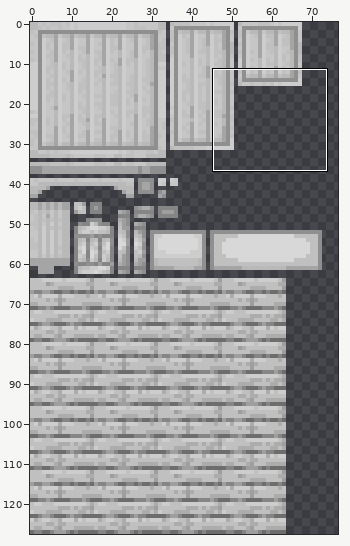
Two states of a sprite sheet, assets/minecraft/textures/projecteden/decoration/dyeable/wooden_set_1.png. The picture above shows the old version from afar; the outline marks the close-up.
Close-up. Before:
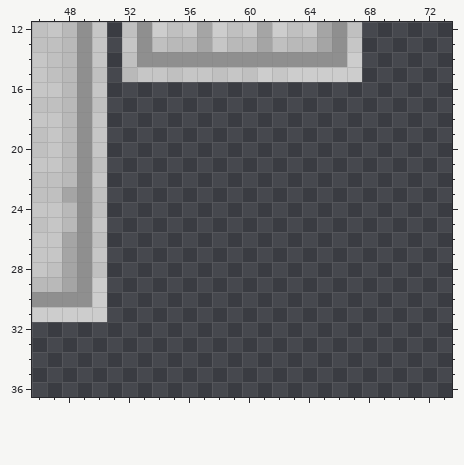
The file is 128x128 pixels. Colours within 5 levels of each other are drawn and written as one. Shown: x 46..73, y 12..36. The wide view leaves out empty margins.
Once edited:
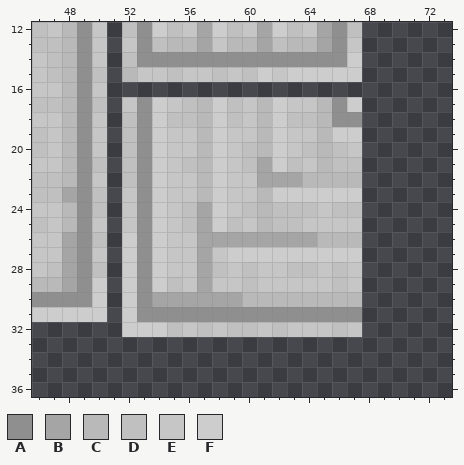
Palette (. is transparent): A #8f8f8f  B #a5a5a5  C #b9b9b9  D #c0c0c0  E #c6c6c6  F #cdcdcd
From old to new:
The edit adds colour A in row 17 at x 53 and 66; in row 18 at x 53 and 66 to 67; in rows 19 to 30 at x 53; in row 31 at x 53 to 67.
The edit adds colour B in row 21 at x 61; in row 22 at x 61 to 63; in rows 24 to 25 at x 57; in row 26 at x 57 to 64; in rows 27 to 29 at x 57; in row 30 at x 54 to 59.
The edit adds colour C in rows 17 to 20 at x 57, 61 and 65; in row 21 at x 57 and 65; in row 22 at x 57 and 64 to 67; in row 23 at x 57 and 61; in rows 24 to 25 at x 61; in row 26 at x 65 to 67.
The edit adds colour C in row 30 at x 60 to 67.
The edit adds colour D in row 17 at x 56 and 59; in row 18 at x 52, 55 to 56, 59 and 63 to 64; in row 19 at x 52; in row 20 at x 52, 60, 64 and 66; in row 21 at x 52, 56, 60, 63 and 66 to 67; in row 22 at x 52.
The edit adds colour D in row 24 at x 56, 60, 62 to 64 and 66 to 67; in row 25 at x 56, 59 and 62 to 63; in row 28 at x 58, 60, 63 to 64 and 66; in row 29 at x 55, 60 and 66; in row 32 at x 55, 57, 59 to 60, 62 and 66.
The edit adds colour E in row 17 at x 52, 55, 60 and 63 to 64; in row 18 at x 60; in row 19 at x 55 to 56, 59 to 60 and 63 to 64; in row 20 at x 55 to 56, 59, 63 and 67; in row 21 at x 55, 59 and 64; in row 22 at x 55 to 56 and 59 to 60.
The edit adds colour E in row 23 at x 52, 55 to 56 and 59 to 60; in row 24 at x 52, 55, 59 and 65; in row 25 at x 52, 55, 60 and 64 to 67; in row 26 at x 55 to 56; in row 27 at x 55 to 56 and 58; in row 28 at x 55 to 56, 59, 61 to 62, 65 and 67.
The edit adds colour E in row 29 at x 56, 58 to 59, 61 to 65 and 67; in row 32 at x 56, 58, 61, 63 to 65 and 67.
The edit adds colour F in row 17 at x 54, 58, 62 and 67; in row 18 at x 54, 58 and 62; in row 19 at x 54, 58, 62 and 66 to 67; in rows 20 to 21 at x 54, 58 and 62; in row 22 at x 54 and 58; in row 23 at x 54, 58 and 62 to 67.
The edit adds colour F in rows 24 to 25 at x 54 and 58; in row 26 at x 52 and 54; in row 27 at x 52, 54 and 59 to 67; in rows 28 to 29 at x 52 and 54; in rows 30 to 31 at x 52; in row 32 at x 52 to 54.
Boxes around the changes in both close-ups, in picture pixels (x1, y1, x2, y2):
added: (122, 97, 362, 337)
